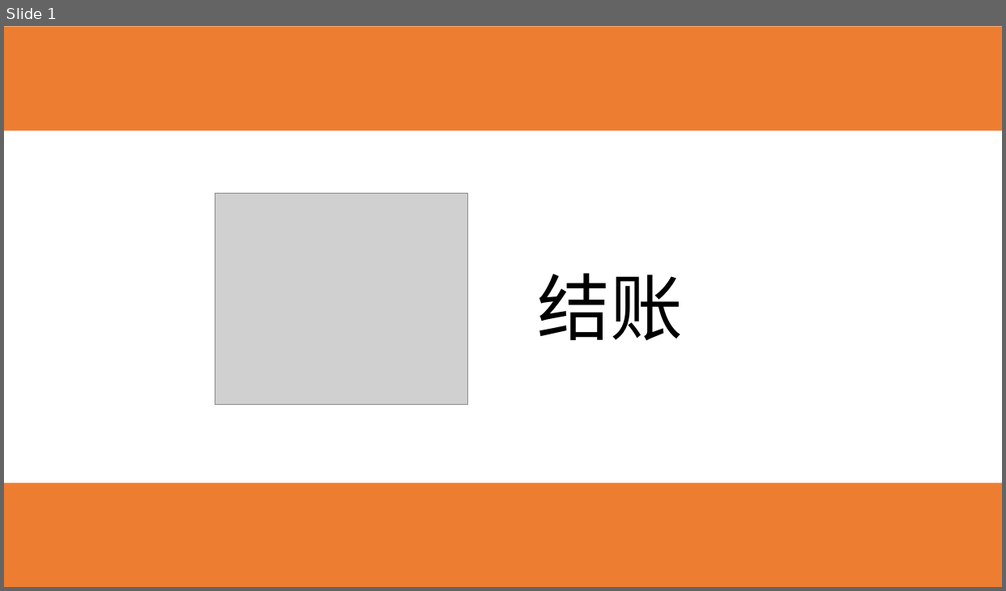
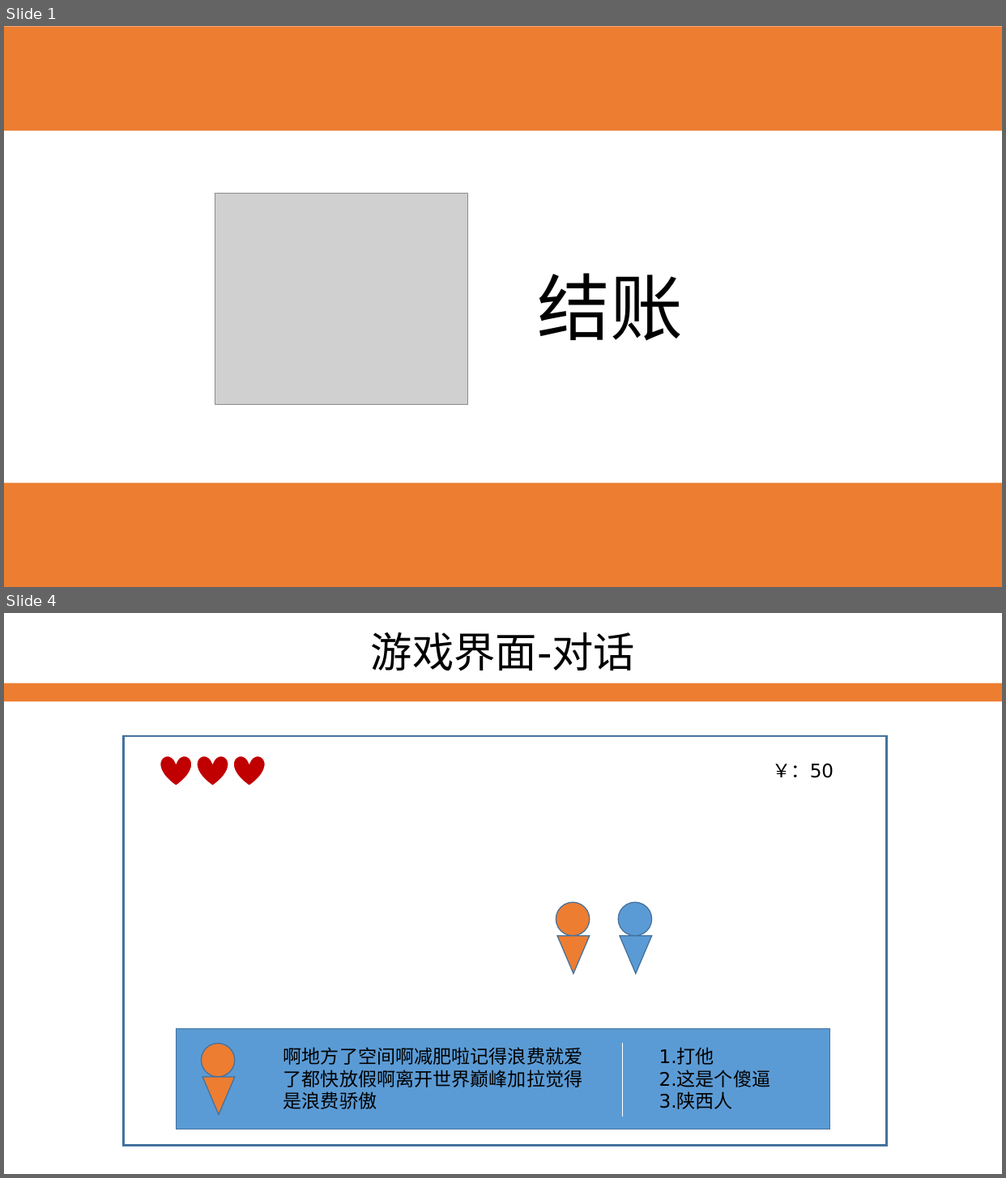
Before and after one commit to ThreePeopleGame/Death, a slide deck: Share/每周命题游戏设计/李硕/结账.pptx. Shown one above the other, each under a label of ours: slide 1 before the commit, slides 1 and 4 after it; the slides between them are not shown. The pictures are 1006x591 and 1006x1178 pixels, drawn with LibreOffice and Linux fonts; fonts in the diff are those of the drawing; grey boxes stand for pictures. Boxes give left, top, right and bottom in pixels: in the first picture for what was removed or moved away, otherwise in the second. Text is boxed around its words. In the diff, an @@ line names an element or a change of style, - is before the commit and + after.

```diff
--- a/Share/每周命题游戏设计/李硕/结账.pptx
+++ b/Share/每周命题游戏设计/李硕/结账.pptx
@@ slide 4 added at (4, 613, 1002, 1174), background #FFFFFF @@
@@ text added at (371, 632, 635, 671), 40 pt, text #000000 @@
+游戏界面-对话
@@ rectangle added at (4, 683, 1002, 702), fill #ED7D31 @@
@@ rectangle added at (124, 736, 888, 1145), fill #FFFFFF, outline #43739E 2.25 pt @@
@@ heart added at (160, 756, 192, 786), fill #C00000, outline #FFFFFF 1 pt @@
@@ heart added at (197, 756, 228, 786), fill #C00000, outline #FFFFFF 1 pt @@
@@ heart added at (234, 756, 266, 786), fill #C00000, outline #FFFFFF 1 pt @@
@@ text added at (773, 764, 834, 778), 18 pt, text #000000 @@
+￥：50
@@ ellipse added at (556, 903, 590, 936), fill #ED7D31, outline #43739E 1 pt @@
@@ ellipse added at (619, 903, 652, 936), fill #5B9BD5, outline #43739E 1 pt @@
@@ triangle added at (557, 935, 590, 973), fill #ED7D31, outline #43739E 1 pt @@
@@ triangle added at (620, 935, 651, 973), fill #5B9BD5, outline #43739E 1 pt @@
@@ rectangle added at (177, 1029, 830, 1130), fill #5B9BD5, outline #43739E 1 pt @@
@@ ellipse added at (201, 1043, 235, 1077), fill #ED7D31, outline #43739E 1 pt @@
@@ text added at (283, 1047, 583, 1110), 18 pt, text #000000 @@
+啊地方了空间啊减肥啦记得浪费就爱了都快放假啊离开世界巅峰加拉觉得是浪费骄傲
@@ line added from (622, 1043) to (622, 1117), #FFFFFF 0.5 pt @@
@@ text added at (659, 1048, 771, 1110), 18 pt, text #000000 @@
+1.打他
+2.这是个傻逼
+3.陕西人
@@ triangle added at (202, 1077, 235, 1114), fill #ED7D31, outline #43739E 1 pt @@
```
Also in this commit, not shown: 4 other slides added, 1 slide removed.
